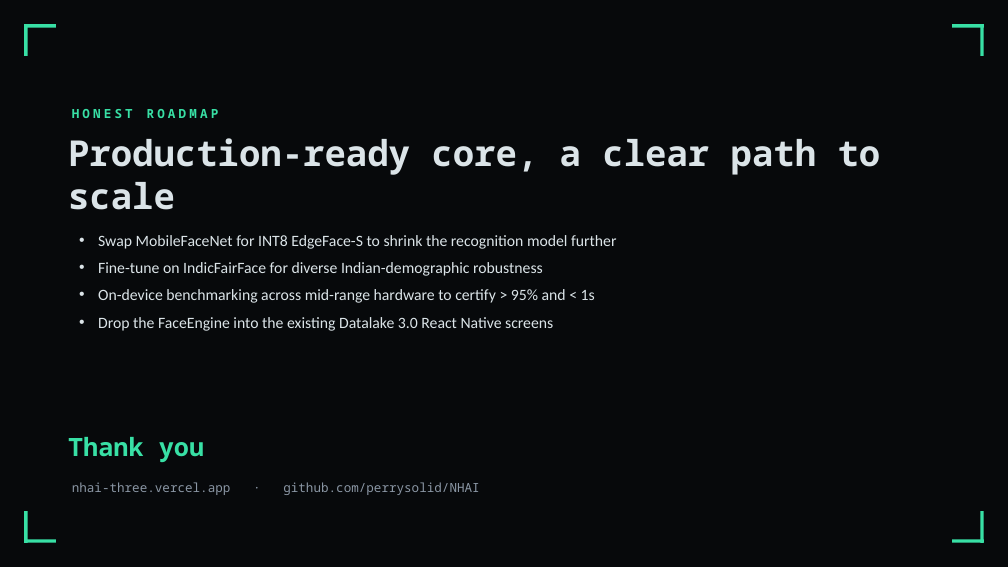
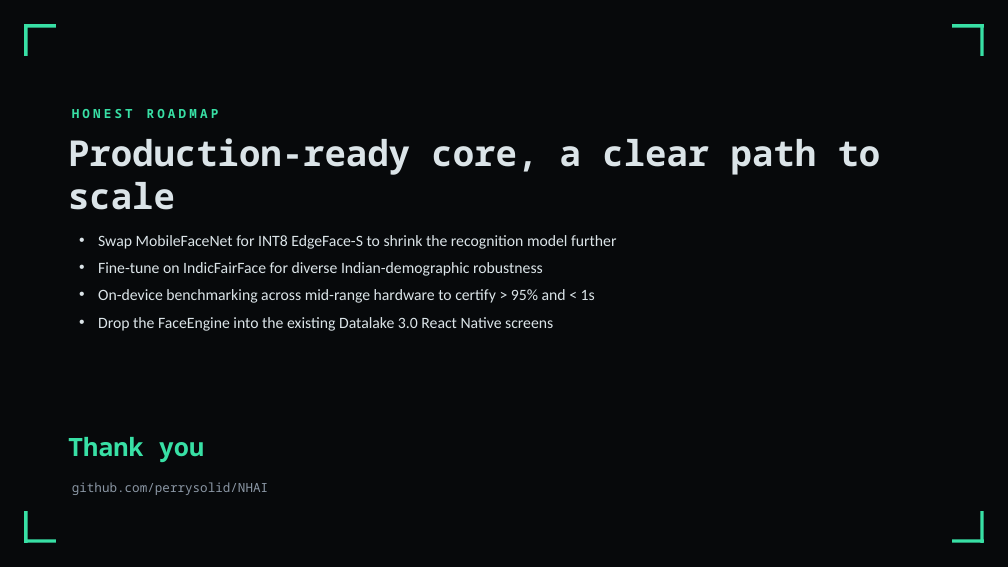
Before and after one commit to perrysolid/NHAI, a slide deck: slide 15 of docs/deck/Datalake_Face_Auth_Deck.pptx. Drawn at 1008x567 pixels with LibreOffice and Linux fonts; fonts in the diff are those of the drawing. Boxes give left, top, right and bottom in pixels: in the first picture for what was removed or moved away, otherwise in the second. Text is boxed around its words. In the diff, an @@ line names an element or a change of style, - is before the commit and + after.

```diff
--- a/docs/deck/Datalake_Face_Auth_Deck.pptx
+++ b/docs/deck/Datalake_Face_Auth_Deck.pptx
@@ text at <box>72,482,268,495</box>: text changed @@
-nhai-three.vercel.app · github.com/perrysolid/NHAI
+github.com/perrysolid/NHAI
```
Also in this commit, not shown: 3 other slides changed, 10 other files.
